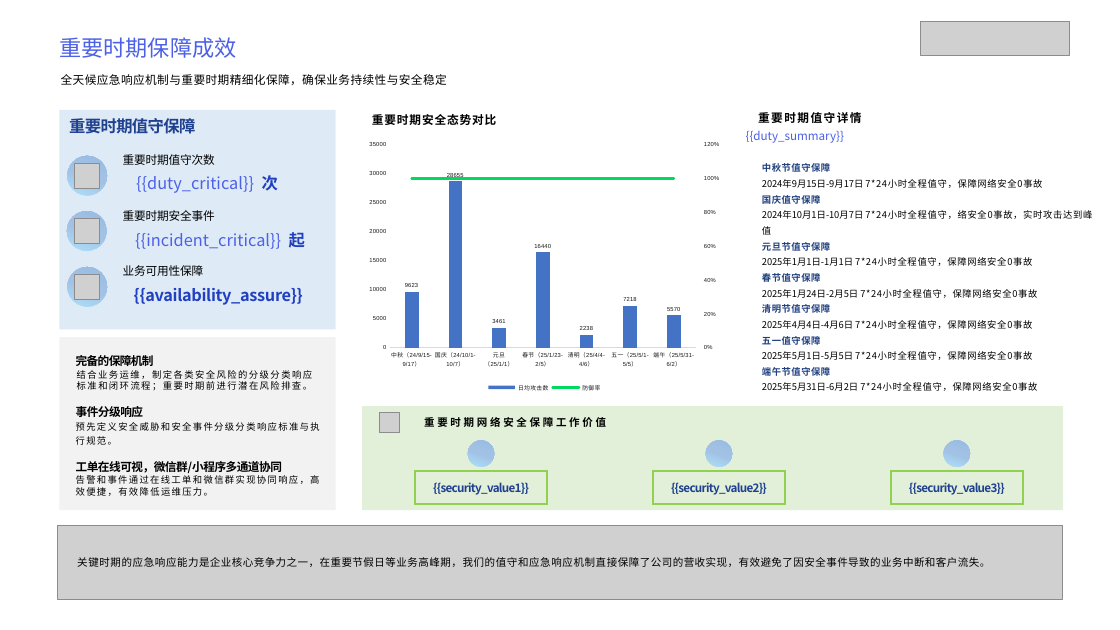
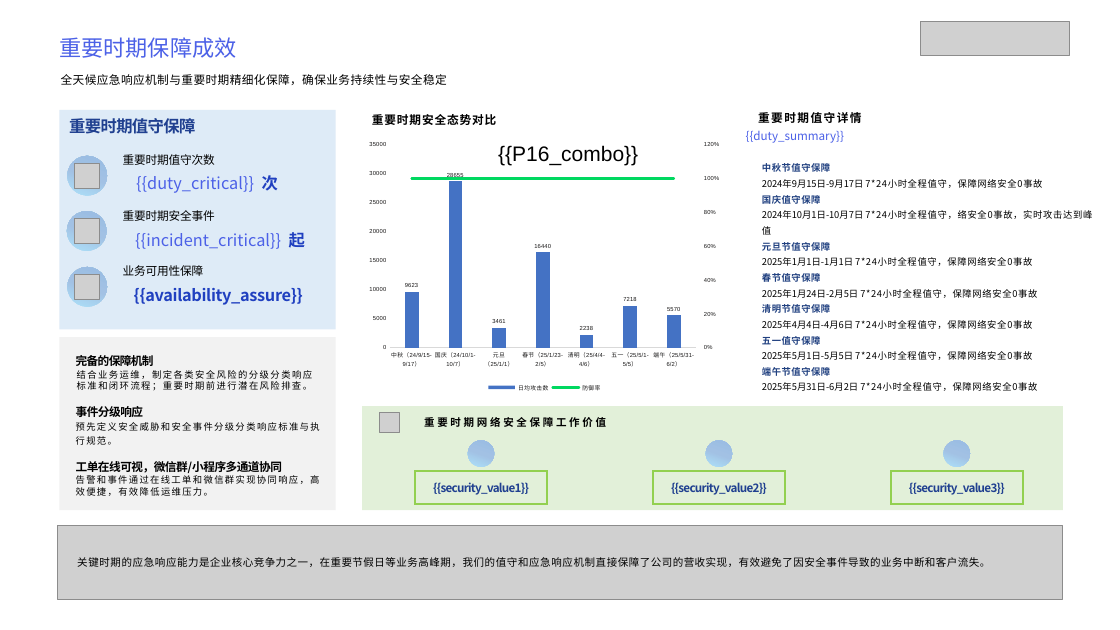
Before and after one commit to Xupai2022/report-generation, a slide deck: slide 16 of mss_ai_ppt_sample_assets/backend/data/templates/经典模板.pptx. Drawn at 1120x630 pixels with LibreOffice and Linux fonts; fonts in the diff are those of the drawing; grey boxes stand for pictures; background and template pictures are left out. Boxes give left, top, right and bottom in pixels: in the first picture for what was removed or moved away, otherwise in the second. Text is boxed around its words. In the diff, an @@ line names an element or a change of style, - is before the commit and + after.

```diff
--- a/mss_ai_ppt_sample_assets/backend/data/templates/经典模板.pptx
+++ b/mss_ai_ppt_sample_assets/backend/data/templates/经典模板.pptx
@@ text added at <box>498,145,638,166</box>, 18 pt, text #000000 @@
+{{P16_combo}}
```
Also in this commit, not shown: 6 other slides changed, 18 other files.
